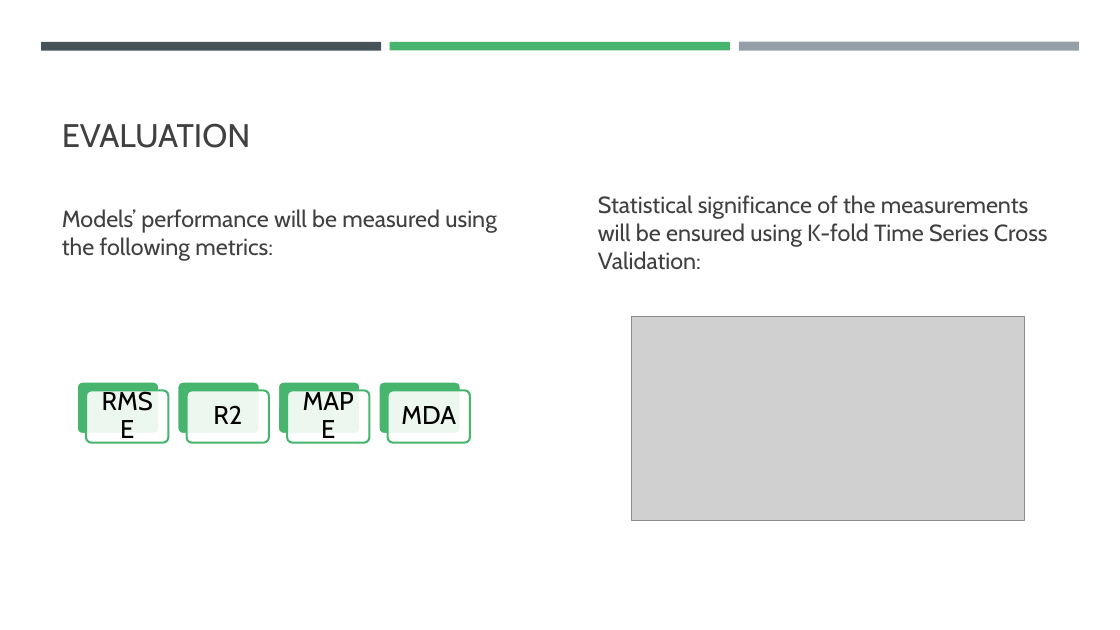
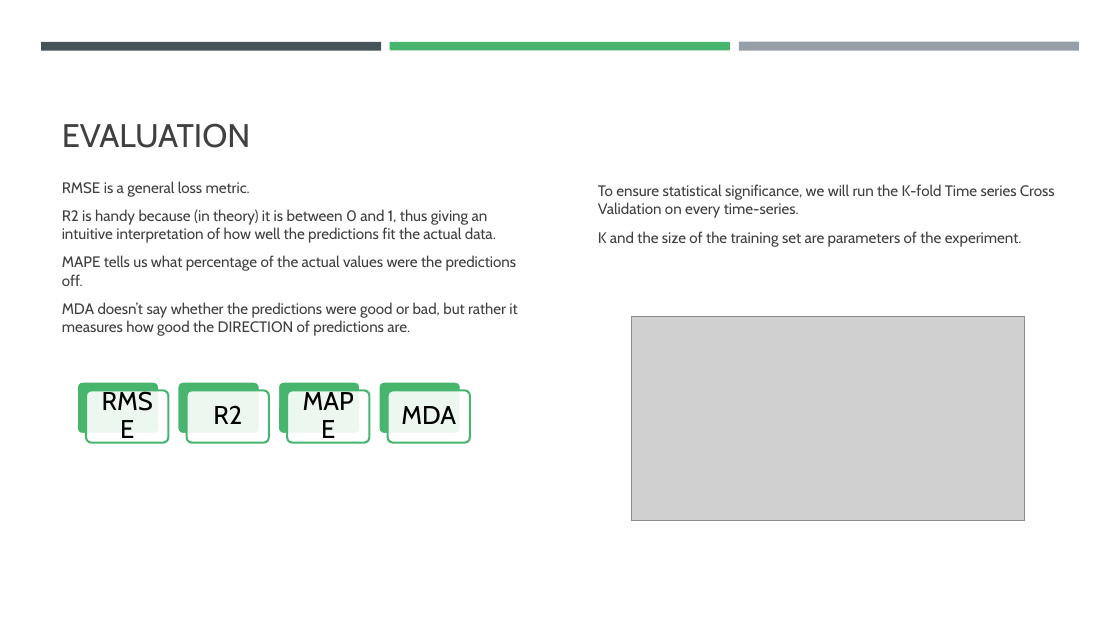
Before and after one commit to filip-topic/Time-Series-Foundation-Models-in-Financial-time-series-prediction, a slide deck: slide 10 of 17th of July Presentation.pptx. Drawn at 1120x630 pixels with LibreOffice and Linux fonts; fonts in the diff are those of the drawing; grey boxes stand for pictures. Boxes give left, top, right and bottom in pixels: in the first picture for what was removed or moved away, otherwise in the second. Text is boxed around its words. In the diff, an @@ line names an element or a change of style, - is before the commit and + after.

```diff
--- a/17th of July Presentation.pptx
+++ b/17th of July Presentation.pptx
@@ text at box(62, 181, 517, 336): text changed; size 20 to 13 pt @@
-Models’ performance will be measured using the following metrics:
+RMSE is a general loss metric.
+R2 is handy because (in theory) it is between 0 and 1, thus giving an intuitive interpretation of how well the predictions fit the actual data.
+MAPE tells us what percentage of the actual values were the predictions off.
+MDA doesn’t say whether the predictions were good or bad, but rather it measures how good the DIRECTION of predictions are.
@@ text at box(598, 184, 1055, 247): text changed; size 20 to 13 pt @@
-Statistical significance of the measurements will be ensured using K-fold Time Series Cross Validation:
+To ensure statistical significance, we will run the K-fold Time series Cross Validation on every time-series.
+K and the size of the training set are parameters of the experiment.
```
Also in this commit, not shown: 4 other slides changed, 2 other files.
